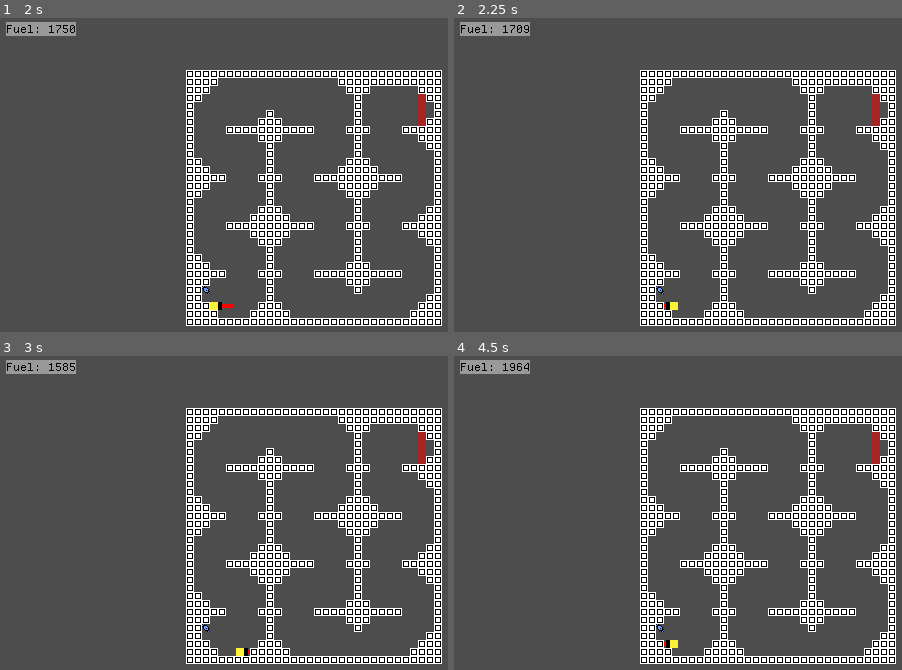
Above: before the commit, frames 1-4 (two rows, left to right).
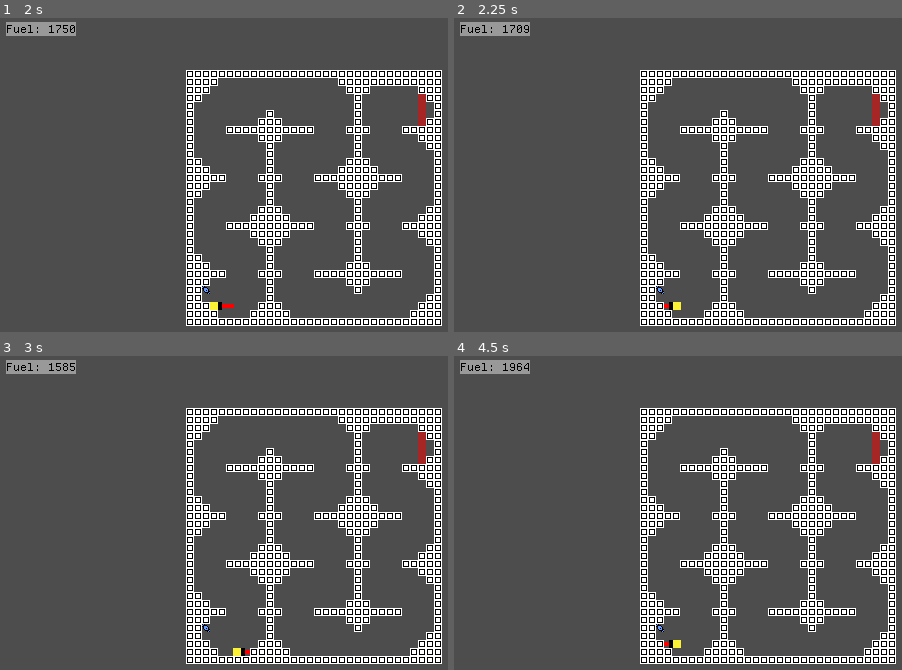
Above: after the commit, the same moments.

Repository: OSGH-web/balloon-movement-demo
Game: Godot game, scene res://levels/level-ben-1-6-snake.tscn
Two runs of this game, one before a commit and one after it. Both use one fixed random seed, a clock stepped at 60 frames per second and the inputs below. This scene is started directly instead of the project's main scene.
Inputs:
- Up to frame 1 (2 s): tap Enter at 0.5 s; hold Right (ui_right) from 0.53 s (still down); tap Up (ui_up) at 0.77, 1.52 s
- Up to frame 2 (2.25 s): release Right (ui_right) at 2.03 s; hold Left (ui_left) from 2.03 s (still down)
- Up to frame 3 (3 s): release Left (ui_left) at 2.78 s; hold Right (ui_right) from 2.78 s (still down)
- Up to frame 4 (4.5 s): tap Up (ui_up) at 3.02, 3.77 s; tap R (reset) at 4.25 s; release Right (ui_right) at 4.28 s; hold Left (ui_left) from 4.28 s (still down)

Frame 1 is identical in both runs. In frame 2, less than 0.1% of the frame differs, in the area x 47-51%, y 90-93%; in frame 3, less than 0.1%; in frame 4, less than 0.1%.

Commit message:
don't scale friction, do scale velocity cutoff

Diff:
--- a/scripts/player.gd
+++ b/scripts/player.gd
@@ -9,15 +9,19 @@
 @onready var timer: Timer = $Timer
 @onready var camera = $Camera
 
-# All physics constants are in units of Tiles/Second
+# All forces are in units of Tiles per Second squared
+# friction is a ratio and doesn't need to be scaled
+const FRICTION = -3
+
+var GRAVITY = 120
+var PLAYER_Y_FORCE = 300
+var PLAYER_X_FORCE = 165
+var VELOCITY_CUTOFF = 0.001
+
 # physics are designed for an 8px x 8px tileset -- 8px == 1m
 const PHYSICS_BASE_SCALE = 8
 const TILE_SIZE_PX = 24
 const PHYSICS_SCALE_FACTOR = TILE_SIZE_PX / PHYSICS_BASE_SCALE
-var GRAVITY
-var FRICTION
-var PLAYER_Y_FORCE
-var PLAYER_X_FORCE
 
 var readyForRestart: bool = false
 
@@ -37,11 +41,11 @@
 
 	var tilemap = get_parent().get_node("Terrain") as TileMapLayer
 
-	# init scaled physics constants
-	GRAVITY = 120 * PHYSICS_SCALE_FACTOR
-	FRICTION = -3 * PHYSICS_SCALE_FACTOR
-	PLAYER_Y_FORCE = 300 * PHYSICS_SCALE_FACTOR
-	PLAYER_X_FORCE = 165 * PHYSICS_SCALE_FACTOR
+	# initialize scaled physics forces
+	GRAVITY *= PHYSICS_SCALE_FACTOR
+	PLAYER_Y_FORCE *= PHYSICS_SCALE_FACTOR
+	PLAYER_X_FORCE *= PHYSICS_SCALE_FACTOR
+	VELOCITY_CUTOFF *= PHYSICS_SCALE_FACTOR
 
 func add_fuel(amt):
 	FUEL += amt
@@ -74,9 +78,10 @@
 		$AudioStreamPlayer2D.pitch_scale = 0.7
 		timer.start()
 
+
 	if not is_on_floor():
 		velocity.y += GRAVITY * delta
-	elif abs(velocity.x) < 0.001:
+	elif abs(velocity.x) < VELOCITY_CUTOFF:
 		velocity.x = 0
 	else:
 		# Makes you slow down when you land on the floor. Smaller than vel.x so slows you down.
